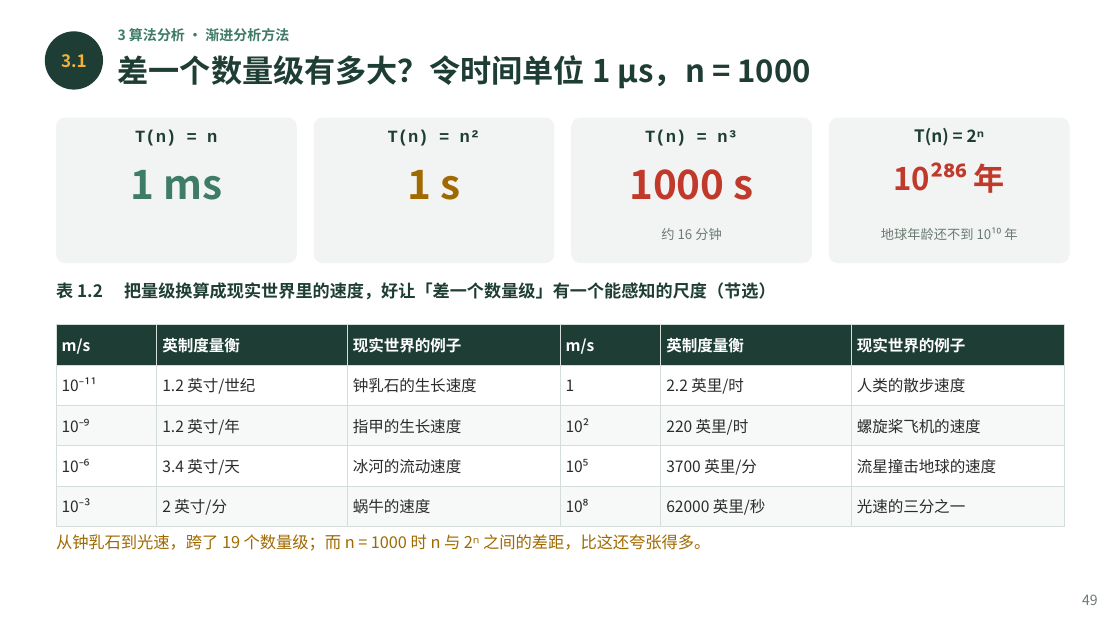
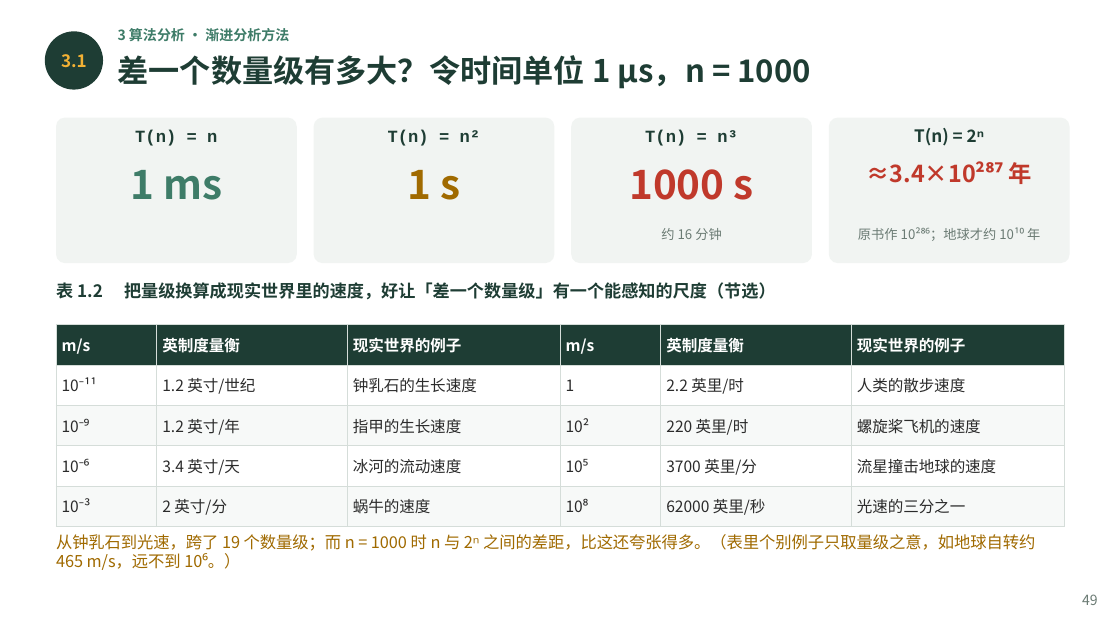
Before and after one commit to GMyhf/2026fall-cs201, a slide deck: slide 49 of courseware/202609_DSA_01_ADT_Floyd_Complexity.pptx. Drawn at 1120x630 pixels with LibreOffice and Linux fonts; fonts in the diff are those of the drawing. Boxes give left, top, right and bottom in pixels: in the first picture for what was removed or moved away, otherwise in the second. Text is boxed around its words. In the diff, an @@ line names an element or a change of style, - is before the commit and + after.

```diff
--- a/courseware/202609_DSA_01_ADT_Floyd_Complexity.pptx
+++ b/courseware/202609_DSA_01_ADT_Floyd_Complexity.pptx
@@ text at bbox=[867, 161, 1032, 184]: text changed; size 20 to 15 pt @@
-10²⁸⁶ 年
+≈3.4×10²⁸⁷ 年
@@ text at bbox=[858, 227, 1040, 241]: text changed @@
-地球年龄还不到 10¹⁰ 年
+原书作 10²⁸⁶；地球才约 10¹⁰ 年
@@ text at bbox=[56, 534, 1035, 570]: text changed @@
-从钟乳石到光速，跨了 19 个数量级；而 n = 1000 时 n 与 2ⁿ 之间的差距，比这还夸张得多。
+从钟乳石到光速，跨了 19 个数量级；而 n = 1000 时 n 与 2ⁿ 之间的差距，比这还夸张得多。（表里个别例子只取量级之意，如地球自转约 465 m/s，远不到 10⁶。）
```
Also in this commit, not shown: 11 other slides changed, 32 other files.
